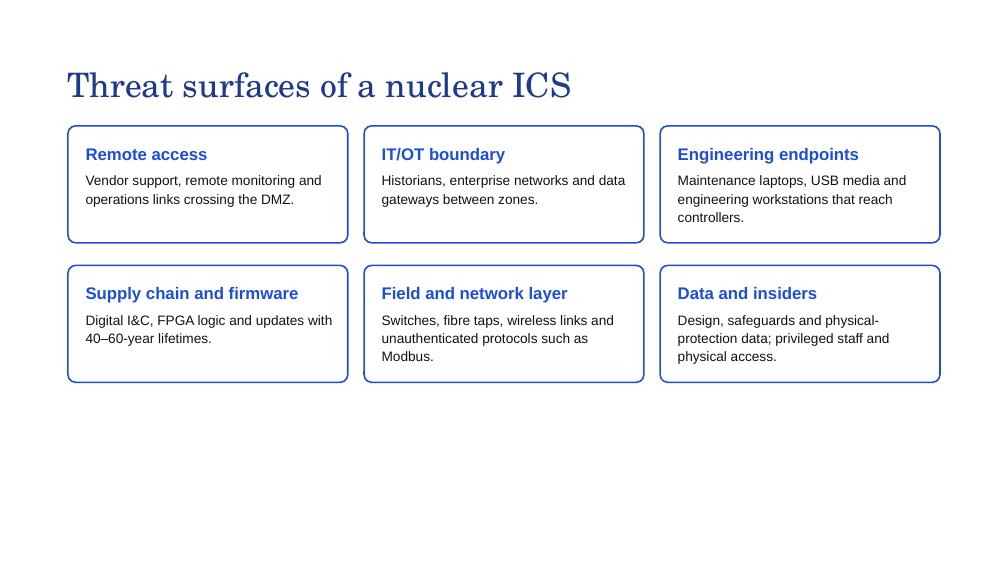
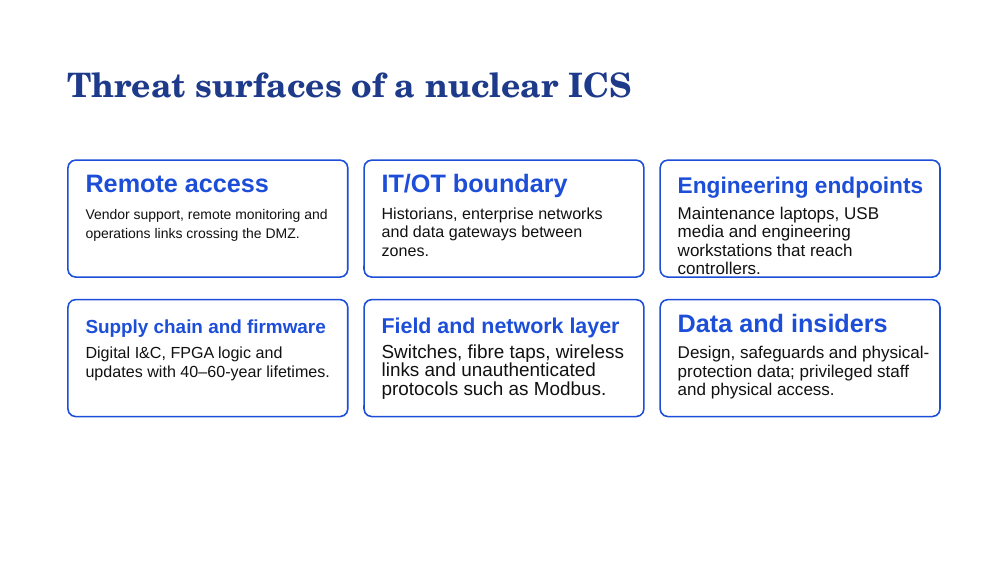
Before and after one commit to SAMeh-ZAGhloul/QRNF_True_Randomness_Tests, a slide deck: slide 5 of Docs/Zone-Wise PQC and QKD for SMR Control Systems.pptx. Drawn at 1008x567 pixels with LibreOffice and Linux fonts; fonts in the diff are those of the drawing. Boxes give left, top, right and bottom in pixels: in the first picture for what was removed or moved away, otherwise in the second. Text is boxed around its words. In the diff, an @@ line names an element or a change of style, - is before the commit and + after.

```diff
--- a/Docs/Zone-Wise PQC and QKD for SMR Control Systems.pptx
+++ b/Docs/Zone-Wise PQC and QKD for SMR Control Systems.pptx
@@ title "Threat surfaces of a nuclear ..." at [67, 72, 633, 98]: bold on @@
@@ text "Engineering endpoints" at [678, 176, 923, 198]: size 16 to 21.6 pt @@
@@ text "Vendor support, remote monitoring and ..." at [86, 209, 327, 241]: size 13 to 13.3 pt @@
@@ text "Historians, enterprise networks and data ..." at [382, 207, 602, 256]: size 13 to 15.3 pt @@
@@ text "Maintenance laptops, USB media and ..." at [678, 206, 879, 256]: size 13 to 16.2 pt @@
@@ 12 texts, 6 rounded rectangles: place and size @@
-12 texts, 6 rounded rectangles at [68, 126, 940, 383]
+12 texts, 6 rounded rectangles at [68, 160, 940, 417]
@@ text "Supply chain and firmware" at [86, 319, 326, 337]: size 16 to 18 pt @@
@@ text "Field and network layer" at [382, 317, 620, 338]: size 16 to 20.4 pt @@
@@ size 16 to 24 pt in 3 elements at [86, 174, 269, 193], [382, 173, 568, 198], [678, 313, 888, 333] @@
@@ text "Digital I&C, FPGA logic and ..." at [86, 346, 330, 381]: size 13 to 15.3 pt @@
@@ text "Switches, fibre taps, wireless links ..." at [382, 344, 624, 399]: size 13 to 18 pt @@
@@ text "Design, safeguards and physical-protection data; ..." at [678, 345, 929, 399]: size 13 to 16.2 pt @@
```
Also in this commit, not shown: 13 other slides changed, 1 other file.
